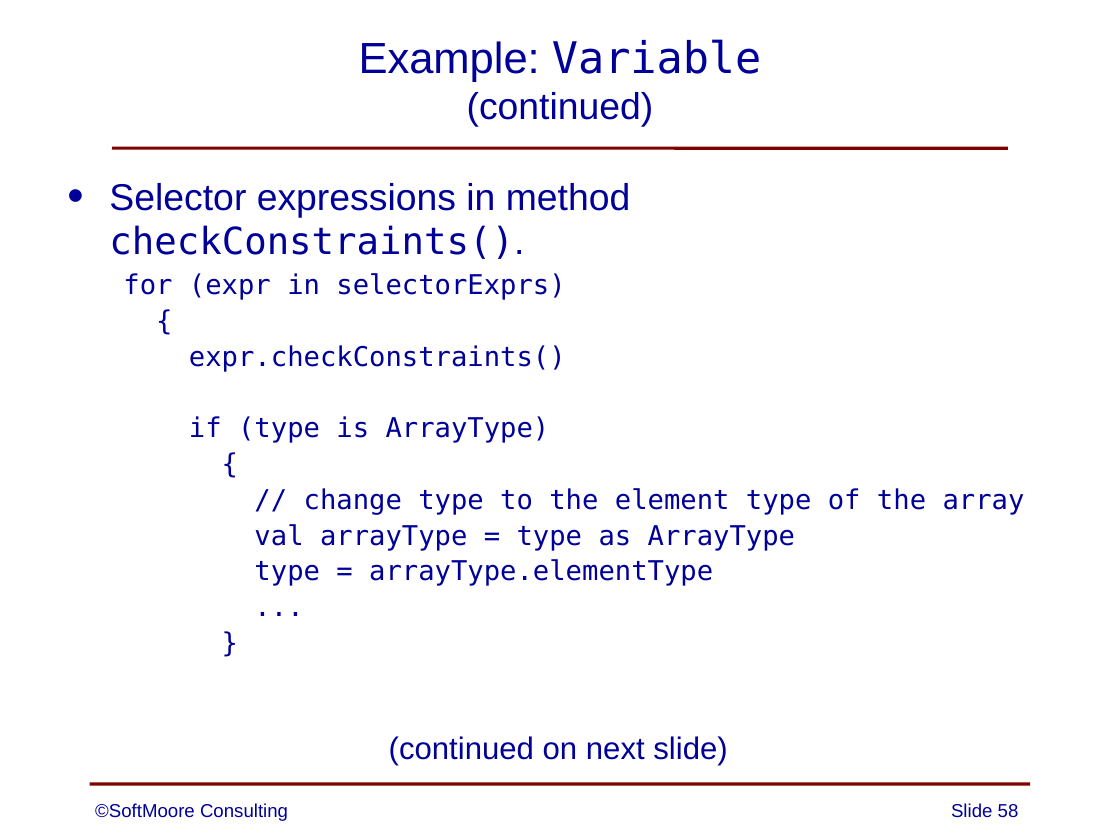
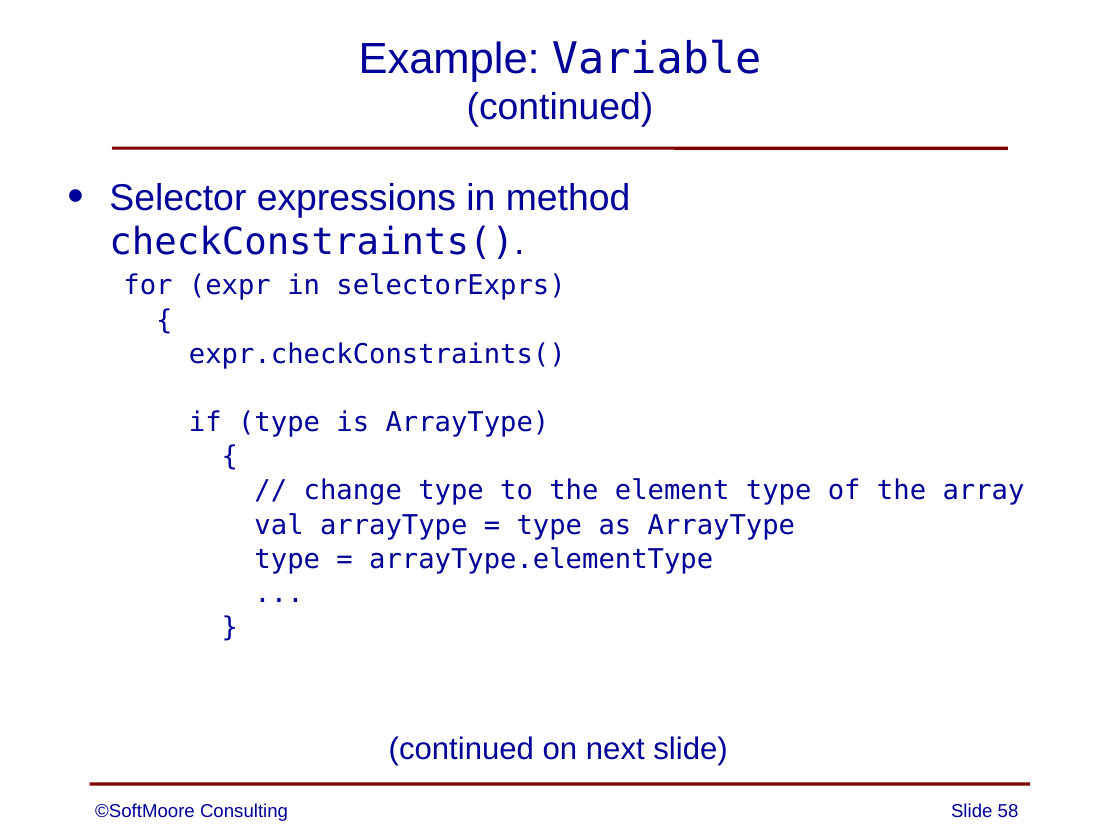
Before and after one commit to SoftMoore/CPRL-Kt-2nd, a slide deck: slide 58 of PowerPoints/08 - Abstract Syntax Trees.pptx. Drawn at 1120x840 pixels with LibreOffice and Linux fonts; fonts in the diff are those of the drawing. Boxes give left, top, right and bottom in pixels: in the first picture for what was removed or moved away, otherwise in the second. Text is boxed around its words. In the diff, an @@ line names an element or a change of style, - is before the commit and + after.

```diff
--- a/PowerPoints/08 - Abstract Syntax Trees.pptx
+++ b/PowerPoints/08 - Abstract Syntax Trees.pptx
@@ text at <box>189,342,1025,574</box>: less space between paragraphs @@
```
Also in this commit, not shown: 2 other slides changed.
